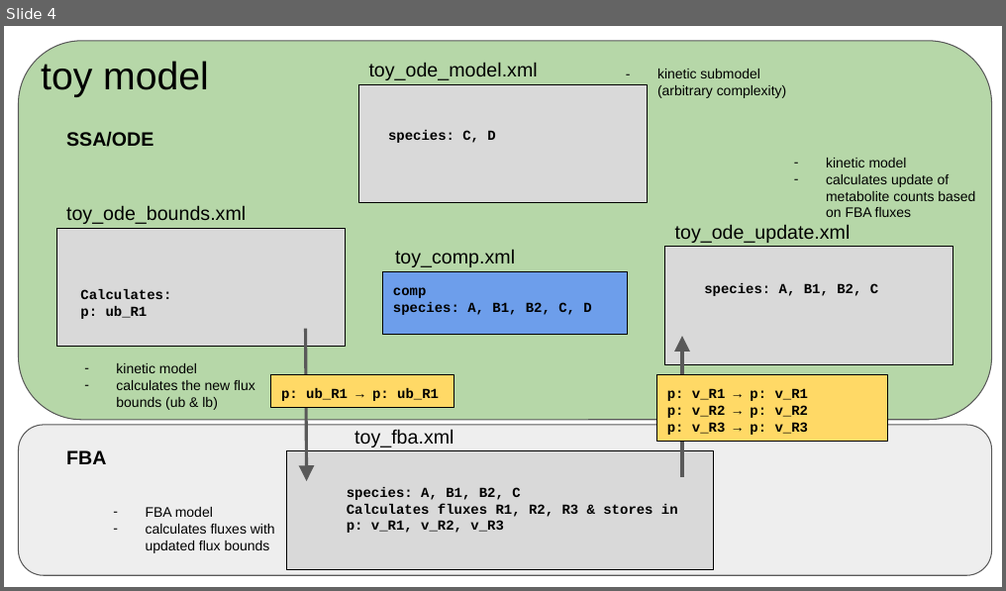
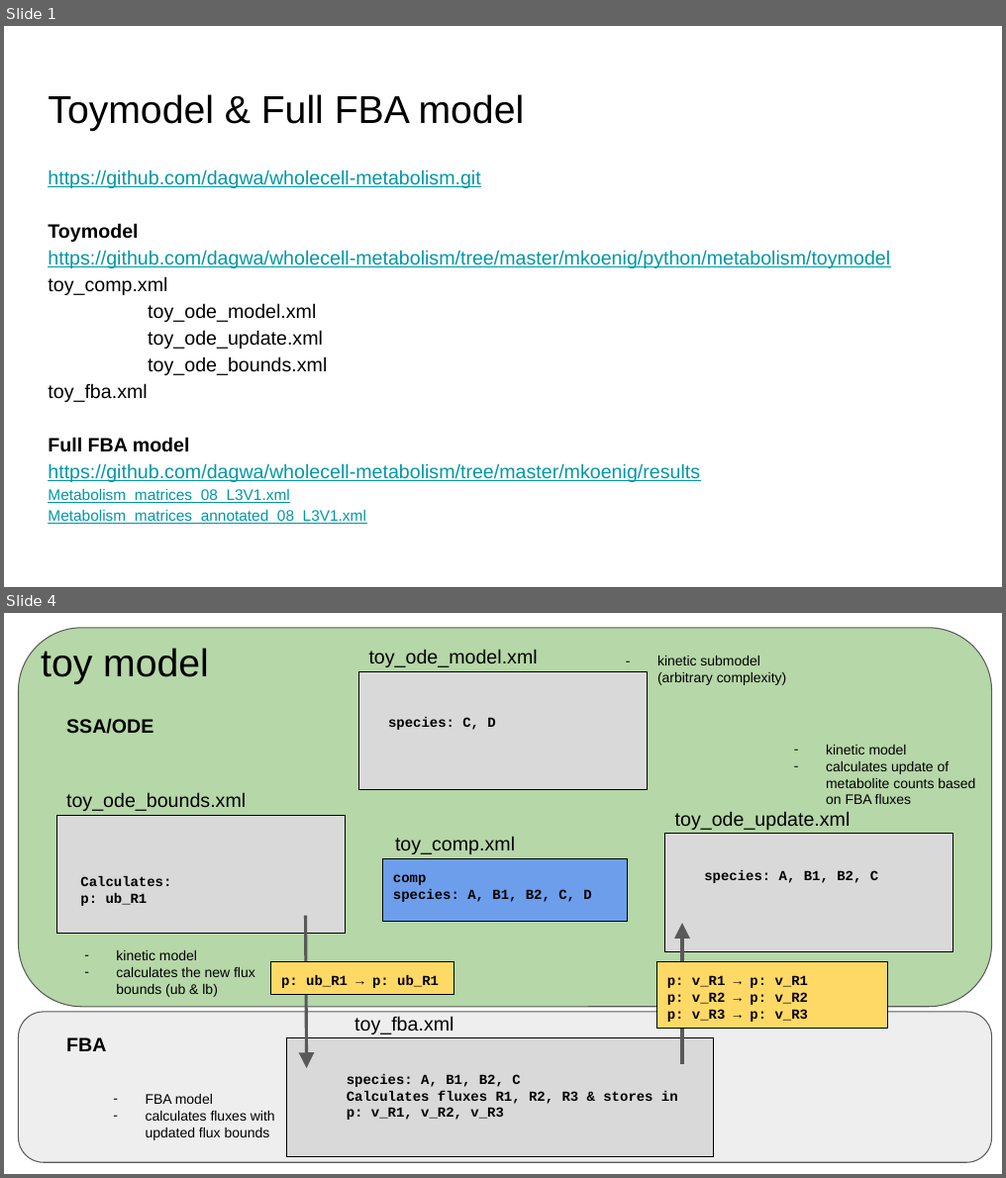
Before and after one commit to dagwa/wholecell-metabolism, a slide deck: mkoenig/python/metabolism/toymodel/Integrated Toy Model.pptx. Shown one above the other, each under a label of ours: slide 4 before the commit, slides 1 and 4 after it; the slides between them are not shown. The pictures are 1006x591 and 1006x1178 pixels, drawn with LibreOffice and Linux fonts; fonts in the diff are those of the drawing. Boxes give left, top, right and bottom in pixels: in the first picture for what was removed or moved away, otherwise in the second. Text is boxed around its words. In the diff, an @@ line names an element or a change of style, - is before the commit and + after.

Commit message:
Toymodel metabolism

```diff
--- a/mkoenig/python/metabolism/toymodel/Integrated Toy Model.pptx
+++ b/mkoenig/python/metabolism/toymodel/Integrated Toy Model.pptx
@@ slide 1 added at box(4, 26, 1002, 587), background #FFFFFF @@
@@ title added at box(48, 94, 525, 131), 28 pt, text #000000 @@
+Toymodel & Full FBA model
@@ text added at box(48, 170, 890, 524), 14 pt, text #0097A7, underline @@
+https://github.com/dagwa/wholecell-metabolism.git
+Toymodel
+https://github.com/dagwa/wholecell-metabolism/tree/master/mkoenig/python/metabolism/toymodel
+toy_comp.xml
+toy_ode_model.xml
+toy_ode_update.xml
+toy_ode_bounds.xml
+toy_fba.xml
+Full FBA model
+https://github.com/dagwa/wholecell-metabolism/tree/master/mkoenig/results
+Metabolism_matrices_08_L3V1.xml
+Metabolism_matrices_annotated_08_L3V1.xml
```
Also in this commit, not shown: 3 slides changed, 1 slide removed, 2 other files.
